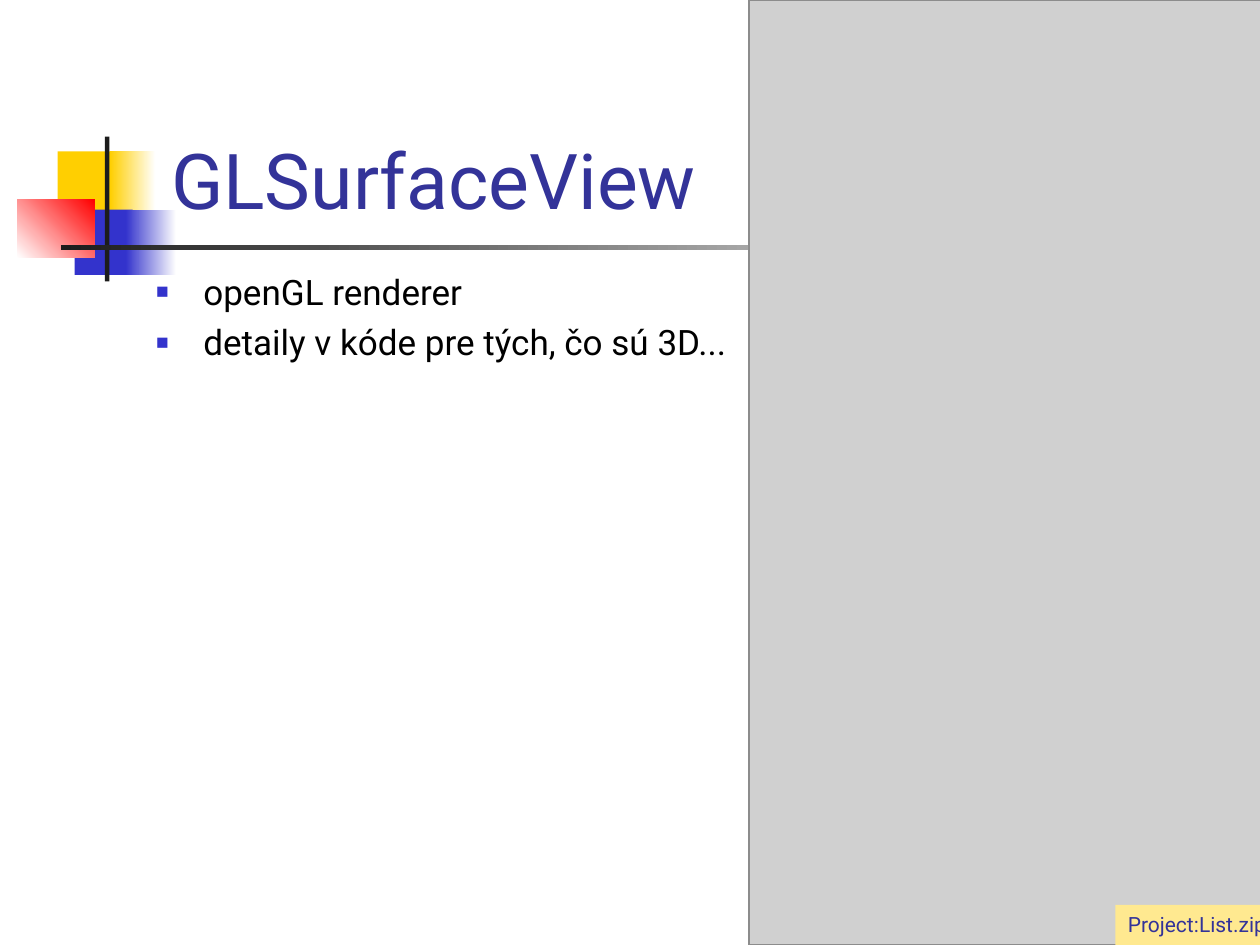
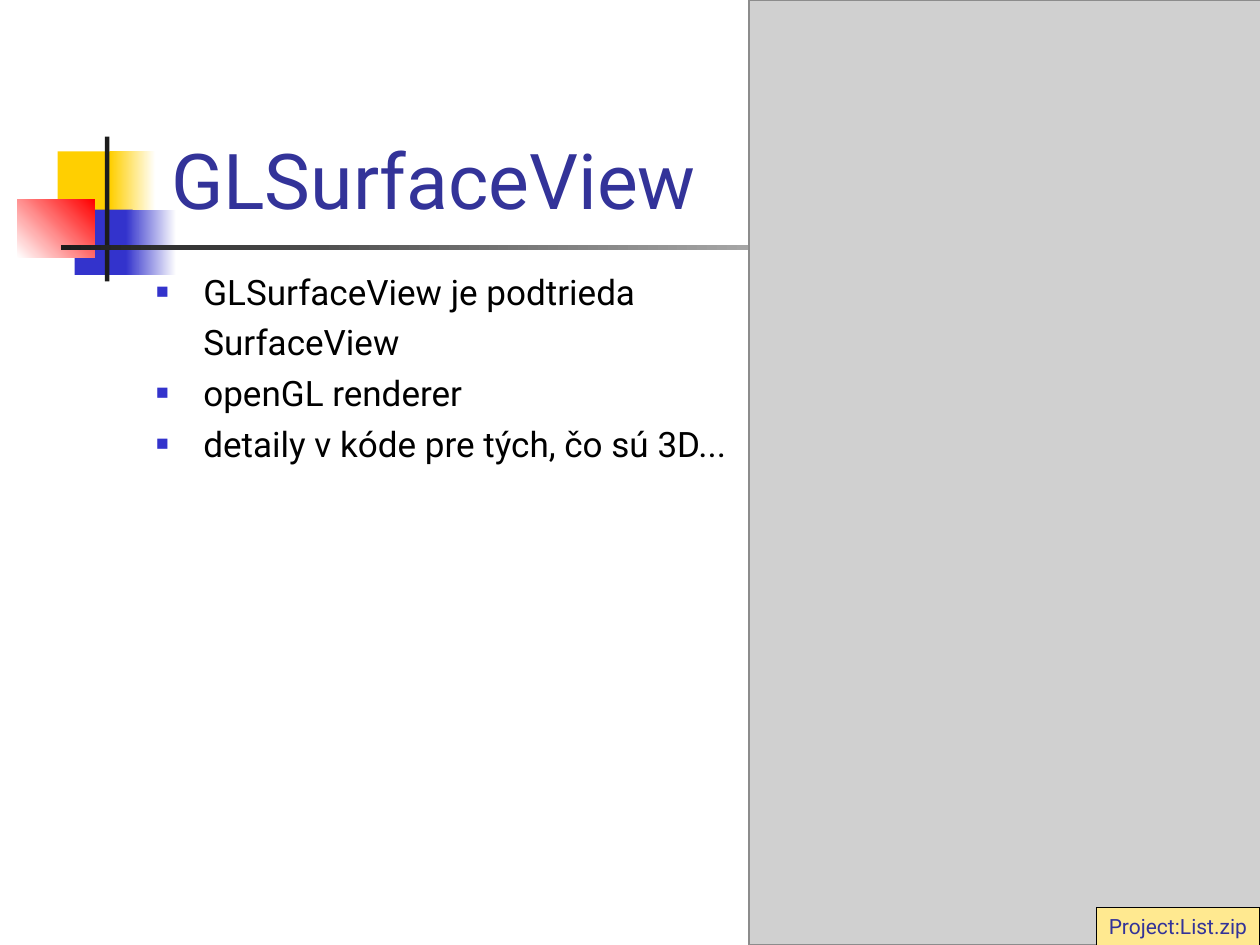
Before and after one commit to vmandro/Prednasky, a slide deck: slide 12 of 05/05_Android.ppt (slide 17 before the commit). Drawn at 1260x945 pixels with LibreOffice and Linux fonts; fonts in the diff are those of the drawing; grey boxes stand for pictures. Boxes give left, top, right and bottom in pixels: in the first picture for what was removed or moved away, otherwise in the second. Text is boxed around its words. In the diff, an @@ line names an element or a change of style, - is before the commit and + after.

```diff
--- a/05/05_Android.ppt
+++ b/05/05_Android.ppt
@@ text at (x1=203, y1=278, x2=635, y2=356): paragraphs added @@
+■ GLSurfaceView je podtrieda
+SurfaceView
@@ rectangle "Project:List.zip" resized from (x1=1115, y1=905, x2=1260, y2=945) to (x1=1096, y1=907, x2=1260, y2=945) @@
@@ rectangle "Project:List.zip" at (x1=1096, y1=907, x2=1260, y2=945): outline none to #000000 0.74 pt @@
```
Also in this commit, not shown: 18 other slides changed, 3 slides added, 6 slides removed, 4 other files.
